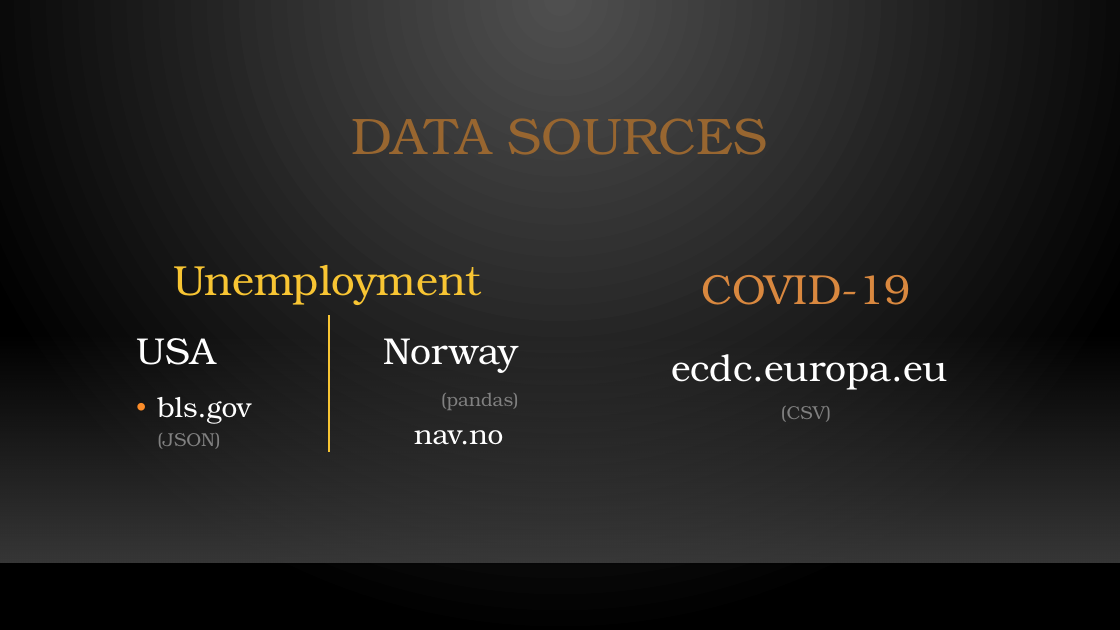
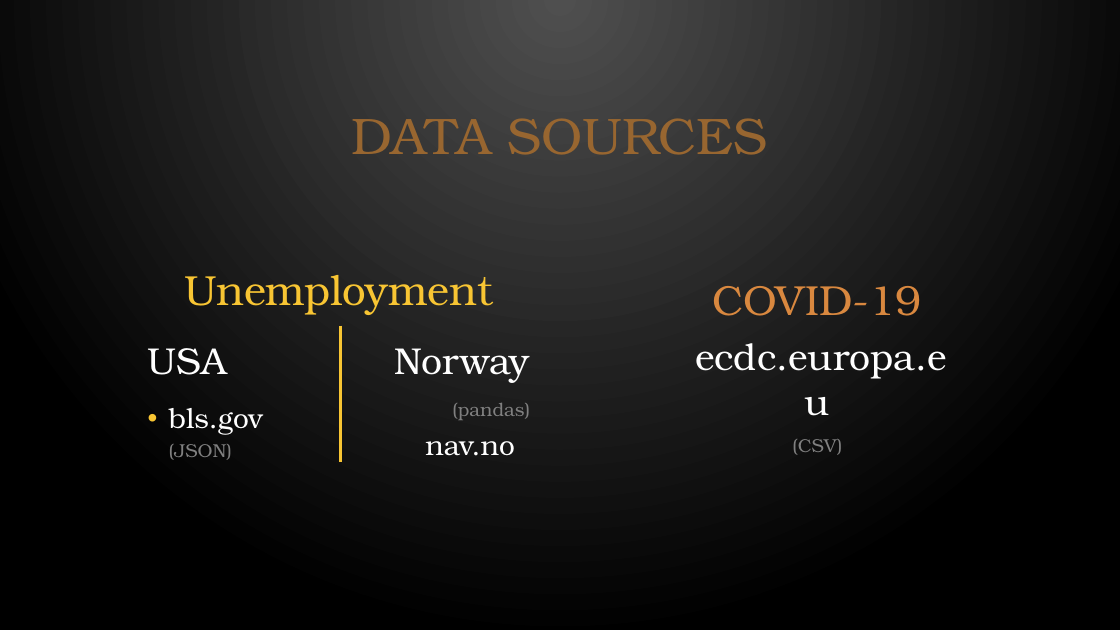
Before and after one commit to davidkristoffersen/bed-2056_data_science_project, a slide deck: slide 4 of datascience_project.pptx. Drawn at 1120x630 pixels with LibreOffice and Linux fonts; fonts in the diff are those of the drawing; background and template pictures are left out. Boxes give left, top, right and bottom in pixels: in the first picture for what was removed or moved away, otherwise in the second. Text is boxed around its words. In the diff, an @@ line names an element or a change of style, - is before the commit and + after.

Commit message:
Improved design of pptx

```diff
--- a/datascience_project.pptx
+++ b/datascience_project.pptx
@@ 4 texts, 1 line: place and size @@
-4 texts, 1 line at (136,265,911,452)
+4 texts, 1 line at (148,275,922,462)
@@ line (340, 326) - (340, 462): stroke #F8C533 2.25 pt to #F8C533 3 pt @@
@@ rectangle removed at (0,333,1120,563) @@
@@ text "ecdc.europa.eu" rewrapped from (671,354,948,422) to (695,343,946,455) @@
@@ text at (169,408,263,460): bullet colour #FB8C29 to #F8C533 @@
@@ text at (425,403,530,456): text colour #242729 to #986630 in "nav.no⠀" @@
@@ line removed from (0, 564) to (1120, 564) @@
```
Also in this commit, not shown: 5 other slides changed.
